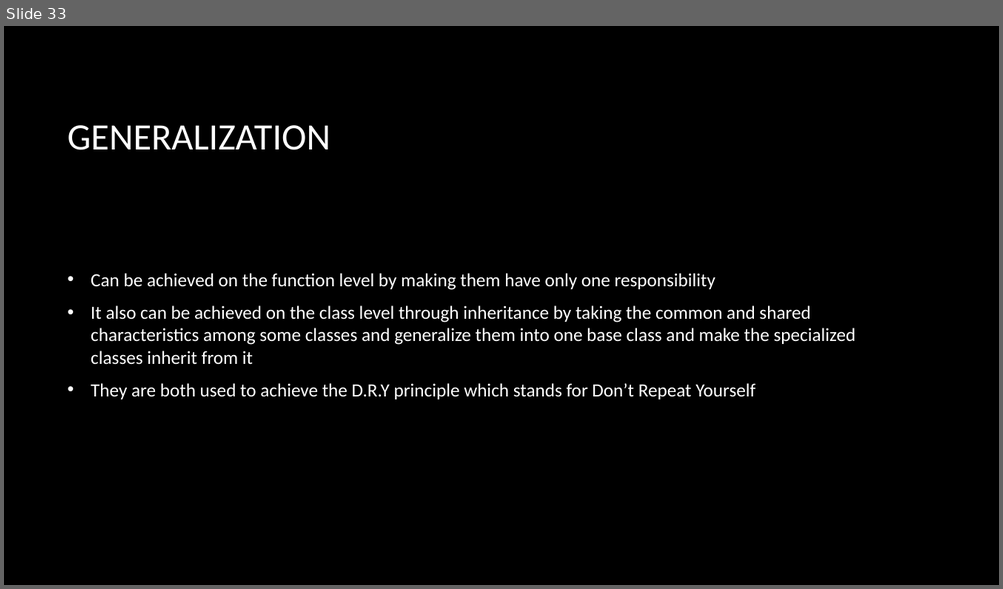
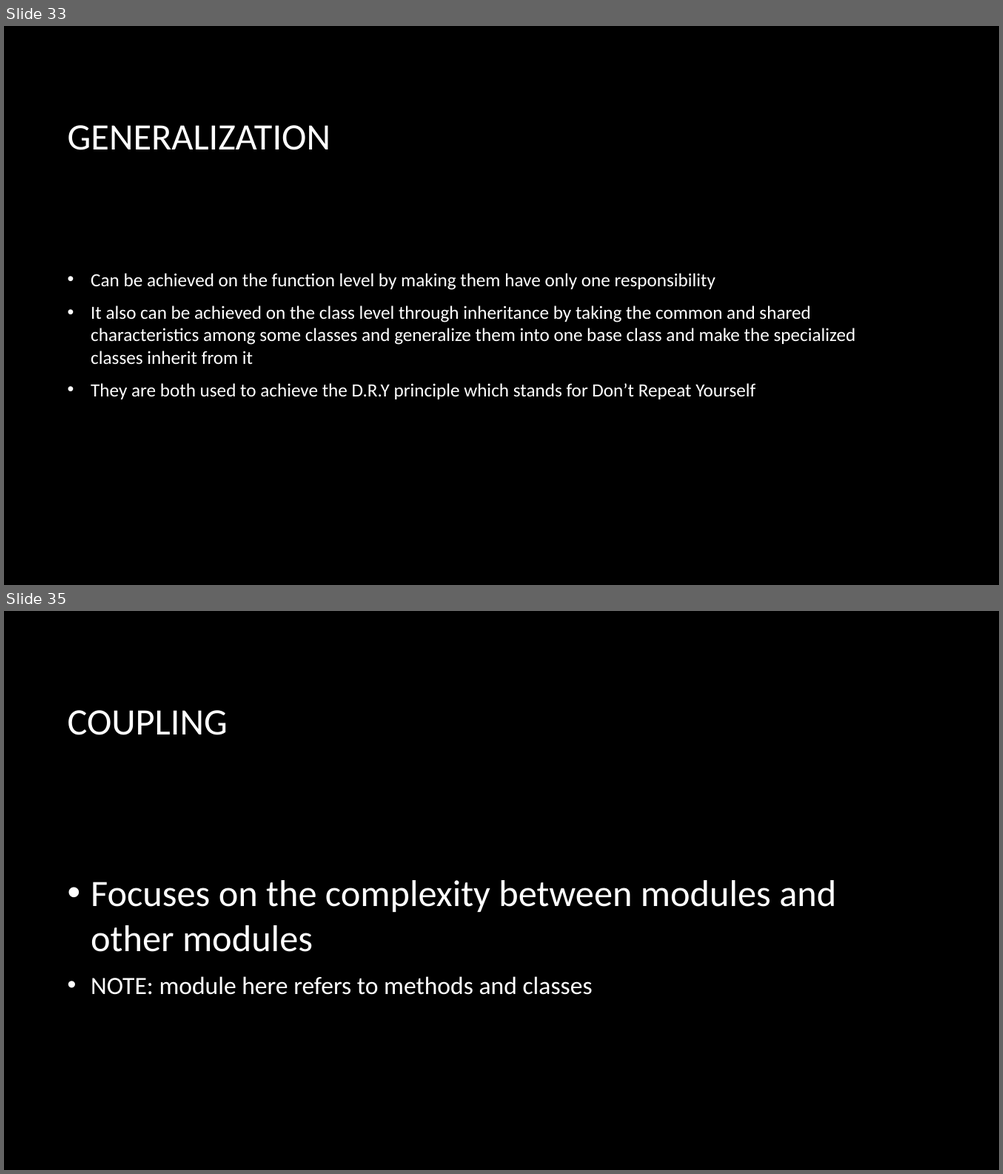
Before and after one commit to ahmedmagdy492/My-Hacking-Tutorails, a slide deck: Study/Object Oriented Design/Week 1 Objectives.pptx. Shown one above the other, each under a label of ours: slide 33 before the commit, slides 33 and 35 after it; the slides between them are not shown. The pictures are 1003x589 and 1003x1174 pixels, drawn with LibreOffice and Linux fonts; fonts in the diff are those of the drawing; background and template pictures are left out. Boxes give left, top, right and bottom in pixels: in the first picture for what was removed or moved away, otherwise in the second. Text is boxed around its words. In the diff, an @@ line names an element or a change of style, - is before the commit and + after.

```diff
--- a/Study/Object Oriented Design/Week 1 Objectives.pptx
+++ b/Study/Object Oriented Design/Week 1 Objectives.pptx
@@ slide 35 added at (4, 611, 999, 1170), background picture (left out) @@
@@ title added at (68, 710, 227, 735), 36 pt, text #FFFFFF @@
+COUPLING
@@ text added at (91, 880, 836, 995), 36 pt, text #FFFFFF @@
+• Focuses on the complexity between modules and other modules
+• NOTE: module here refers to methods and classes
```
Also in this commit, not shown: 1 slide changed, 9 other slides added, 4 other files.
